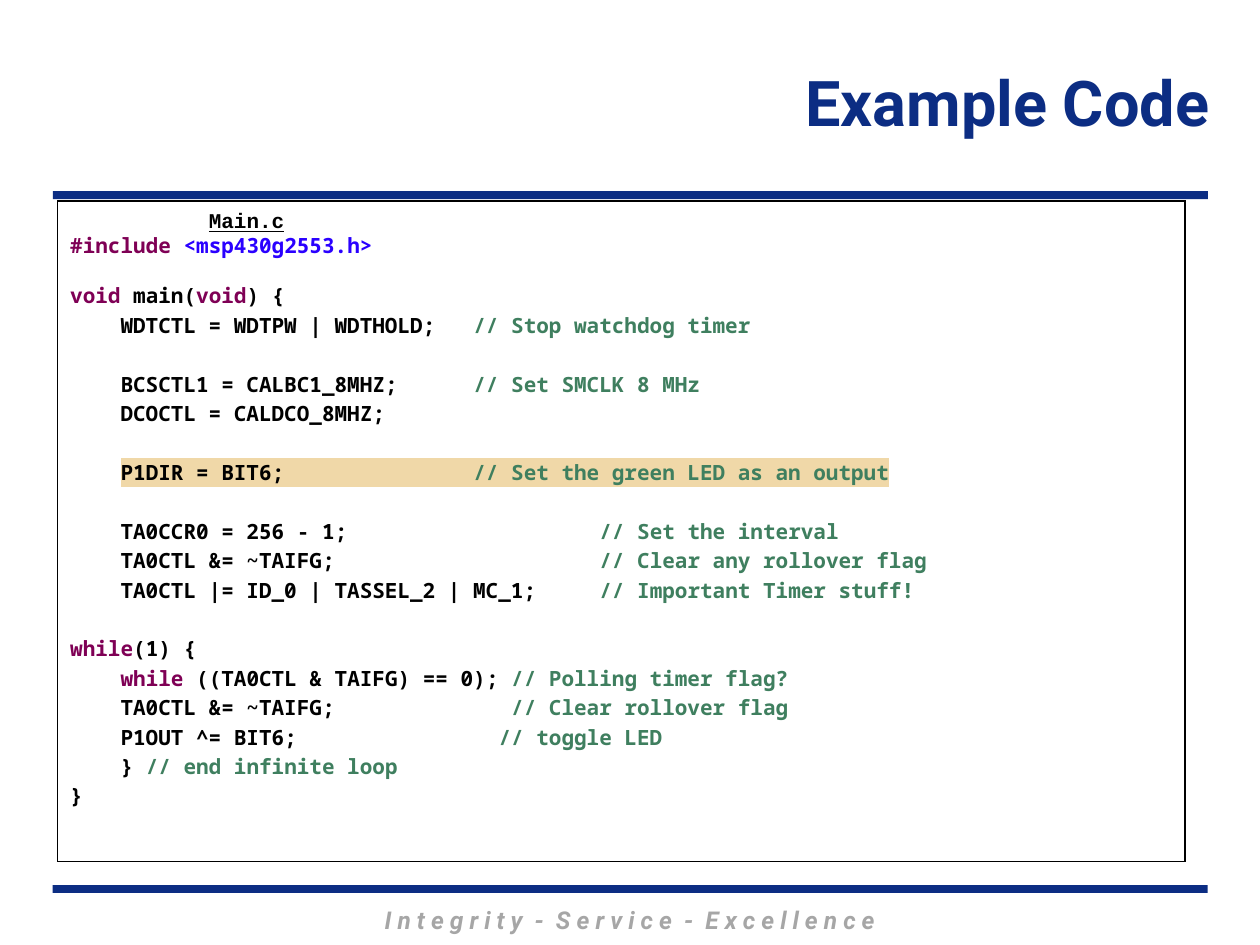
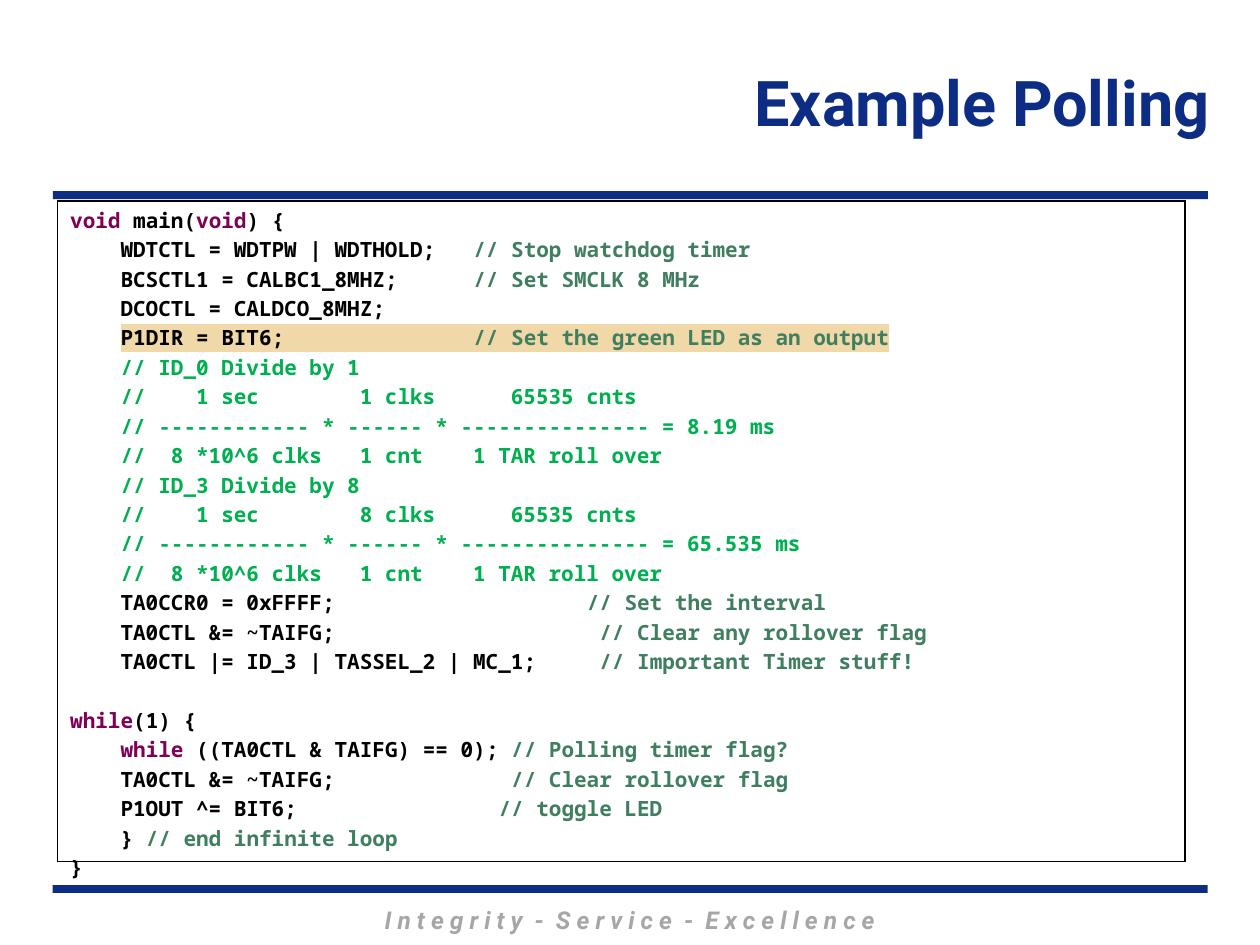
Before and after one commit to MarsUniversity/ECE382, a slide deck: slide 16 of source/lessons/lsn26-27/Lsn26-27.pptx (slide 17 before the commit). Drawn at 1260x945 pixels with LibreOffice and Linux fonts; fonts in the diff are those of the drawing; background and template pictures are left out. Boxes give left, top, right and bottom in pixels: in the first picture for what was removed or moved away, otherwise in the second. Text is boxed around its words. In the diff, an @@ line names an element or a change of style, - is before the commit and + after.

```diff
--- a/source/lessons/lsn26-27/Lsn26-27.pptx
+++ b/source/lessons/lsn26-27/Lsn26-27.pptx
@@ title at <box>755,78,1209,139</box>: text changed @@
-Example Code
+Example Polling
@@ text at <box>70,213,373,258</box>: paragraphs removed @@
-Main.c
-#include <msp430g2553.h>
@@ text at <box>121,358,826,614</box>: text changed; text colour #3F7F5F to #00B050 @@
-TA0CCR0 = 256 - 1; // Set the interval
+// ID_0 Divide by 1
+// 1 sec 1 clks 65535 cnts
+// ------------ * ------ * --------------- = 8.19 ms
+// 8 *10^6 clks 1 cnt 1 TAR roll over
+// ID_3 Divide by 8
+// 1 sec 8 clks 65535 cnts
+// ------------ * ------ * --------------- = 65.535 ms
+// 8 *10^6 clks 1 cnt 1 TAR roll over
+TA0CCR0 = 0xFFFF; // Set the interval
@@ text at <box>121,652,915,674</box>: text changed @@
-TA0CTL |= ID_0 | TASSEL_2 | MC_1; // Important Timer stuff!
+TA0CTL |= ID_3 | TASSEL_2 | MC_1; // Important Timer stuff!
```
Also in this commit, not shown: 3 other slides changed, 1 slide added, 2 slides removed, 4 other files.
